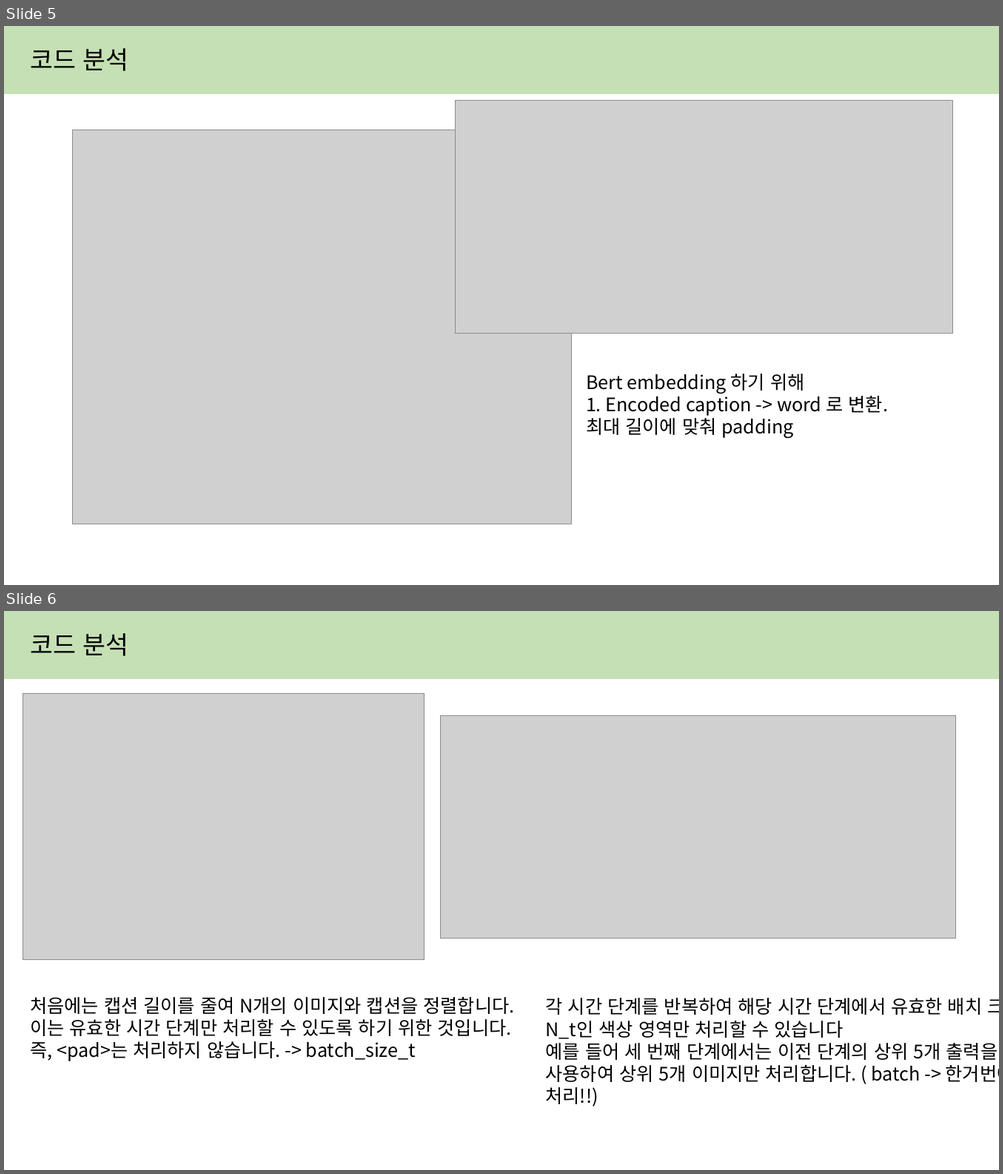
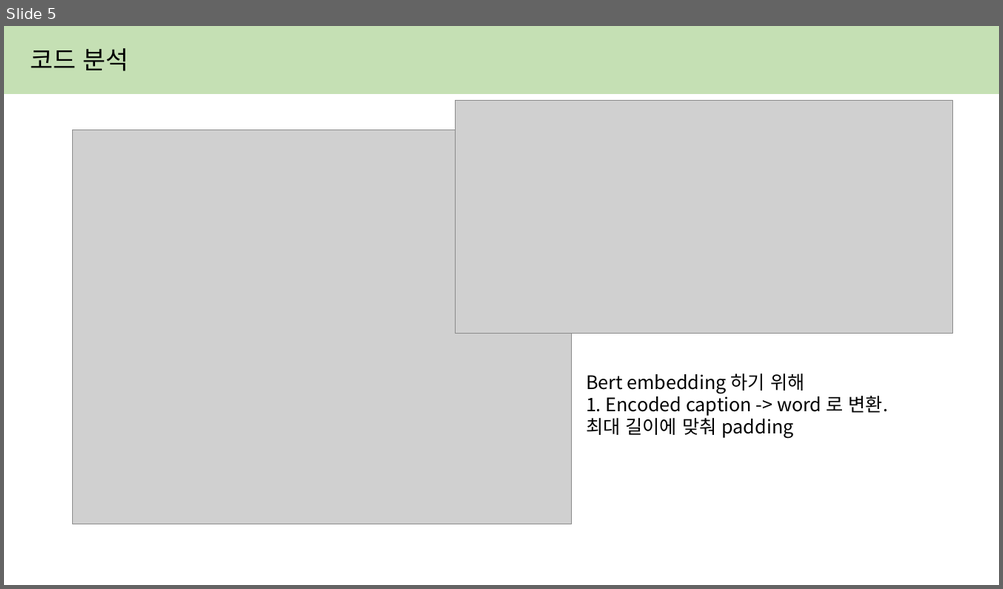
Before and after one commit to yejin087/study_image_caption, a slide deck: 6주차.pptx. Shown one above the other, each under a label of ours: slides 5 and 6 before the commit, slide 5 after it. The pictures are 1003x1174 and 1003x589 pixels, drawn with LibreOffice and Linux fonts; fonts in the diff are those of the drawing; grey boxes stand for pictures. Boxes give left, top, right and bottom in pixels: in the first picture for what was removed or moved away, otherwise in the second. Text is boxed around its words. In the diff, an @@ line names an element or a change of style, - is before the commit and + after.

```diff
--- a/6주차.pptx
+++ b/6주차.pptx
@@ slide 6 removed at [4, 611, 999, 1170], background #FFFFFF @@
@@ rectangle removed at [4, 611, 999, 678] @@
@@ text removed at [30, 633, 129, 656] @@
-코드 분석
@@ picture removed at [22, 693, 424, 960] @@
@@ picture removed at [441, 715, 956, 939] @@
@@ text removed at [30, 997, 515, 1062] @@
-처음에는 캡션 길이를 줄여 N개의 이미지와 캡션을 정렬합니다. 이는 유효한 시간 단계만 처리할 수 있도록 하기 위한 것입니다. 즉, <pad>는 처리하지 않습니다. -> batch_size_t
@@ text removed at [546, 998, 999, 1107] @@
-각 시간 단계를 반복하여 해당 시간 단계에서 유효한 배치 크기 N_t인 색상 영역만 처리할 수 있습니다
-예를 들어 세 번째 단계에서는 이전 단계의 상위 5개 출력을 사용하여 상위 5개 이미지만 처리합니다. ( batch -> 한거번에 처리!!)
```
Also in this commit, not shown: 6 slides added, 1 other file.
